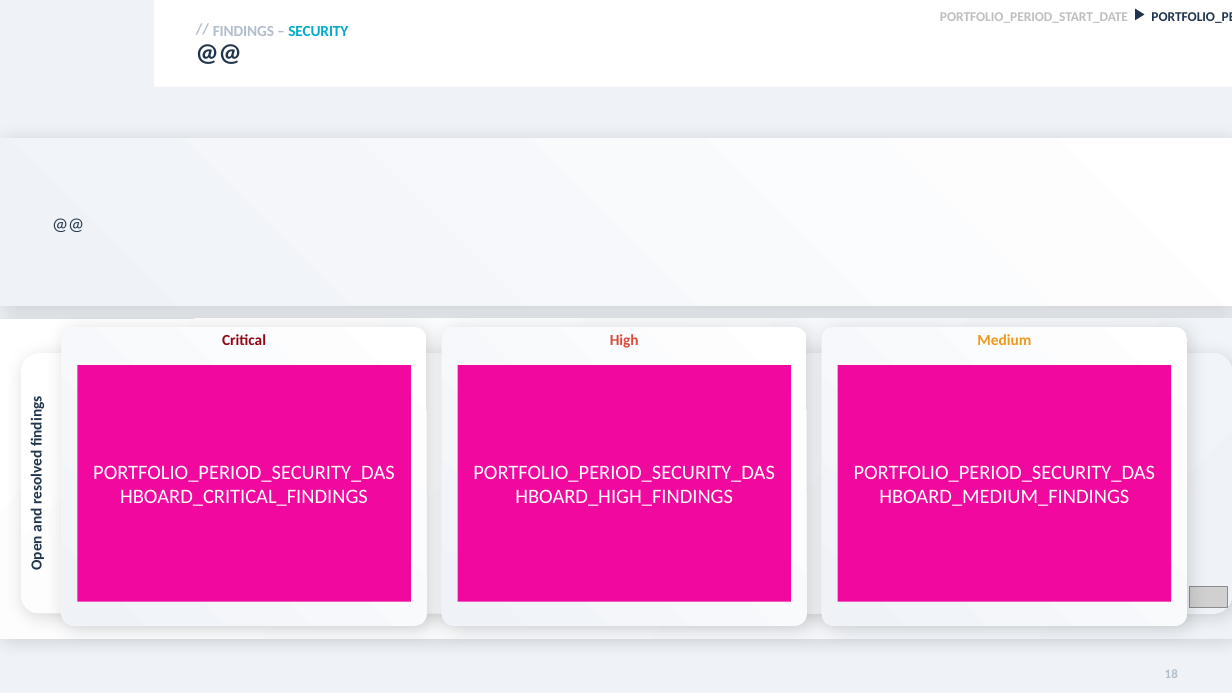
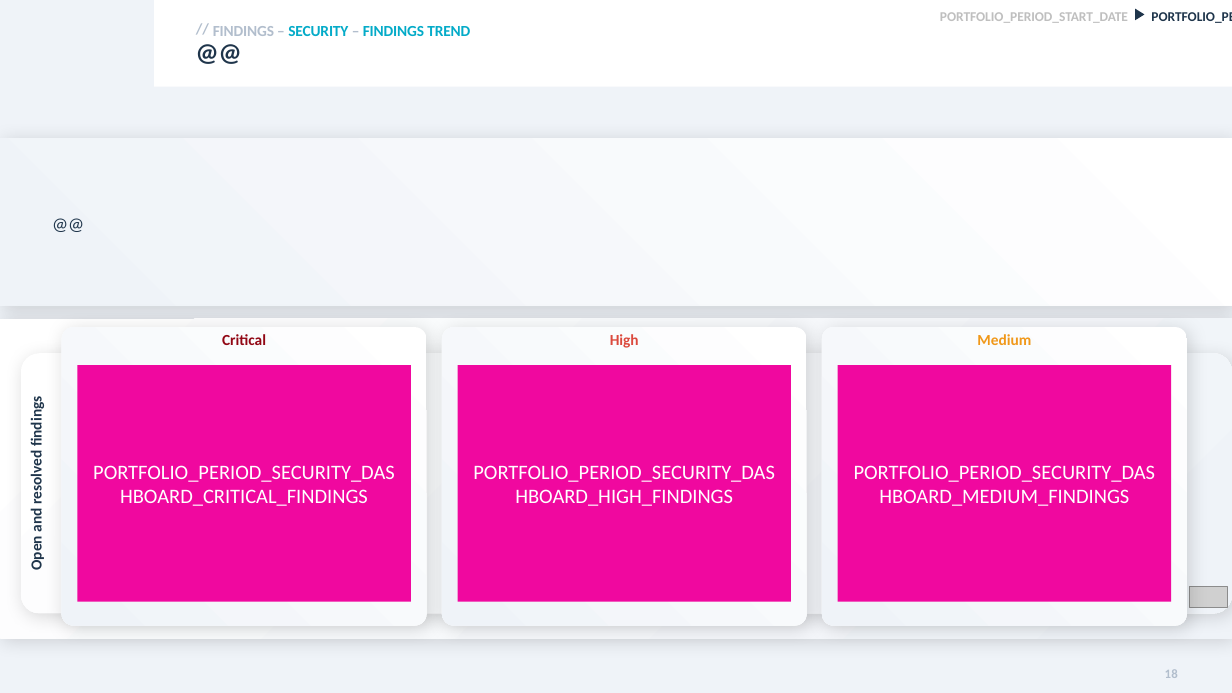
Before and after one commit to mardibiase/sigrid-integrations, a slide deck: slide 18 of report-generator/src/report_generator/presets/templates/portfolio-overview.pptx. Drawn at 1232x693 pixels with LibreOffice and Linux fonts; fonts in the diff are those of the drawing; grey boxes stand for pictures; background and template pictures are left out. Boxes give left, top, right and bottom in pixels: in the first picture for what was removed or moved away, otherwise in the second. Text is boxed around its words. In the diff, an @@ line names an element or a change of style, - is before the commit and + after.

Commit message:
Add security resolution times slide

```diff
--- a/report-generator/src/report_generator/presets/templates/portfolio-overview.pptx
+++ b/report-generator/src/report_generator/presets/templates/portfolio-overview.pptx
@@ text at (x1=213, y1=26, x2=470, y2=36): text changed; text colour #B2BECD to #04ABC8 @@
-FINDINGS – SECURITY
+FINDINGS – SECURITY – FINDINGS TREND
```
Also in this commit, not shown: 1 slide added, 5 other files.
